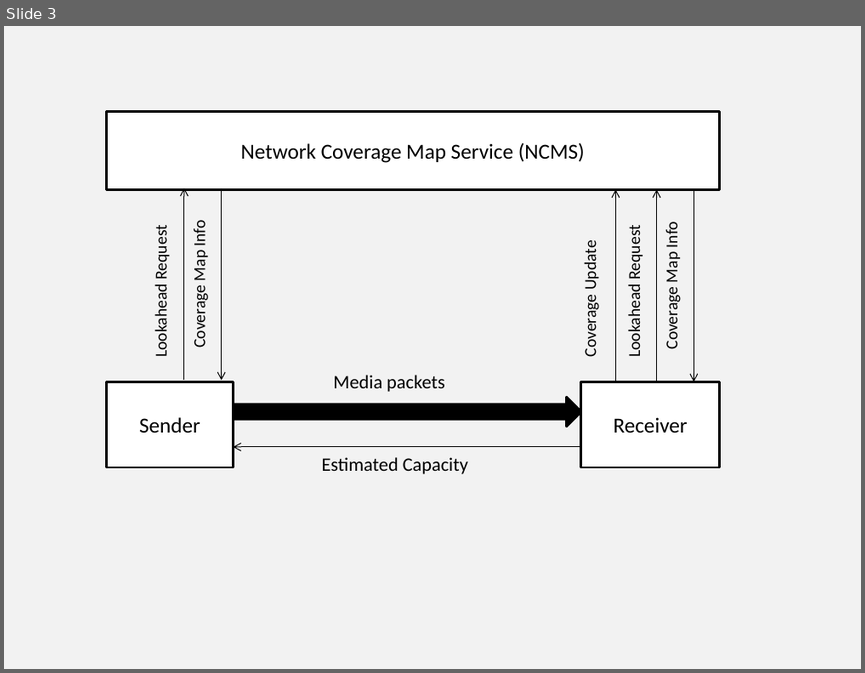
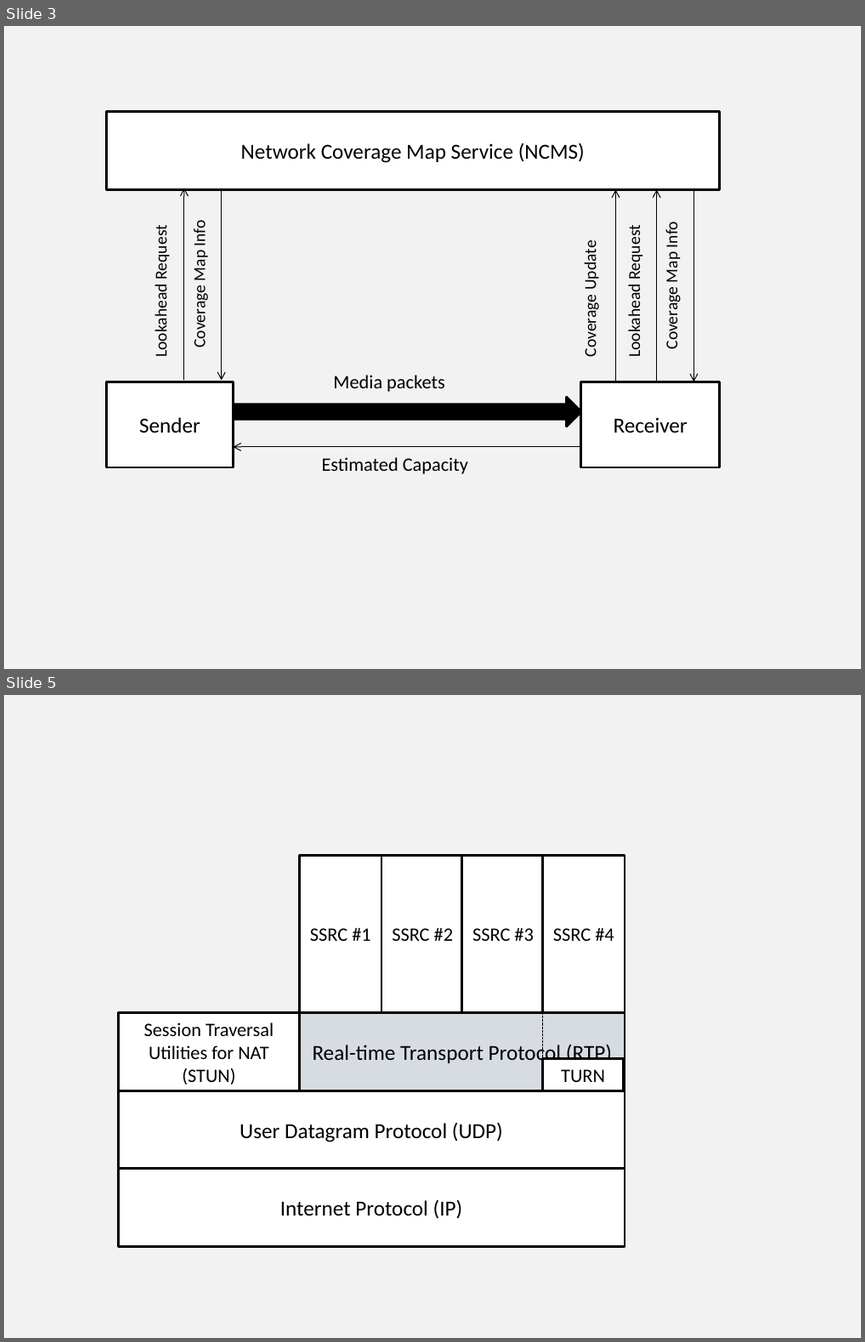
Before and after one commit to vr000m/PhD-thesis, a slide deck: graphs/source/chap5-src.pptx. Shown one above the other, each under a label of ours: slide 3 before the commit, slides 3 and 5 after it; the slides between them are not shown. The pictures are 865x673 and 865x1342 pixels, drawn with LibreOffice and Linux fonts; fonts in the diff are those of the drawing. Boxes give left, top, right and bottom in pixels: in the first picture for what was removed or moved away, otherwise in the second. Text is boxed around its words. In the diff, an @@ line names an element or a change of style, - is before the commit and + after.

```diff
--- a/graphs/source/chap5-src.pptx
+++ b/graphs/source/chap5-src.pptx
@@ slide 5 added at [4, 695, 861, 1338], background #F2F2F2 @@
@@ rectangle added at [300, 855, 382, 1012], fill #FFFFFF, outline #000000 2 pt, 16 pt, text #000000 @@
+SSRC #1
@@ rectangle added at [382, 855, 464, 1012], fill #FFFFFF, outline #000000 2 pt, 16 pt, text #000000 @@
+SSRC #2
@@ rectangle added at [462, 855, 545, 1012], fill #FFFFFF, outline #000000 2 pt, 16 pt, text #000000 @@
+SSRC #3
@@ rectangle added at [543, 855, 625, 1012], fill #FFFFFF, outline #000000 2 pt, 16 pt, text #000000 @@
+SSRC #4
@@ rectangle added at [118, 1013, 300, 1091], fill #FFFFFF, outline #000000 2 pt, 16 pt, text #000000 @@
+Session Traversal Utilities for NAT (STUN)
@@ rectangle added at [300, 1013, 624, 1091], fill #D7DCE3, outline #000000 2 pt, 18 pt, text #000000 @@
+Real-time Transport Protocol (RTP)
@@ line added from (543, 1012) to (543, 1075), #000000 0.75 pt dashed @@
@@ rectangle added at [543, 1058, 624, 1091], fill #FFFFFF, outline #000000 2 pt, 16 pt, text #000000 @@
+TURN
@@ rectangle added at [118, 1091, 624, 1168], fill #FFFFFF, outline #000000 2 pt, 18 pt, text #000000 @@
+User Datagram Protocol (UDP)
@@ rectangle added at [118, 1168, 624, 1247], fill #FFFFFF, outline #000000 2 pt, 18 pt, text #000000 @@
+Internet Protocol (IP)
```
Also in this commit, not shown: 1 other slide added, 2 other files.
